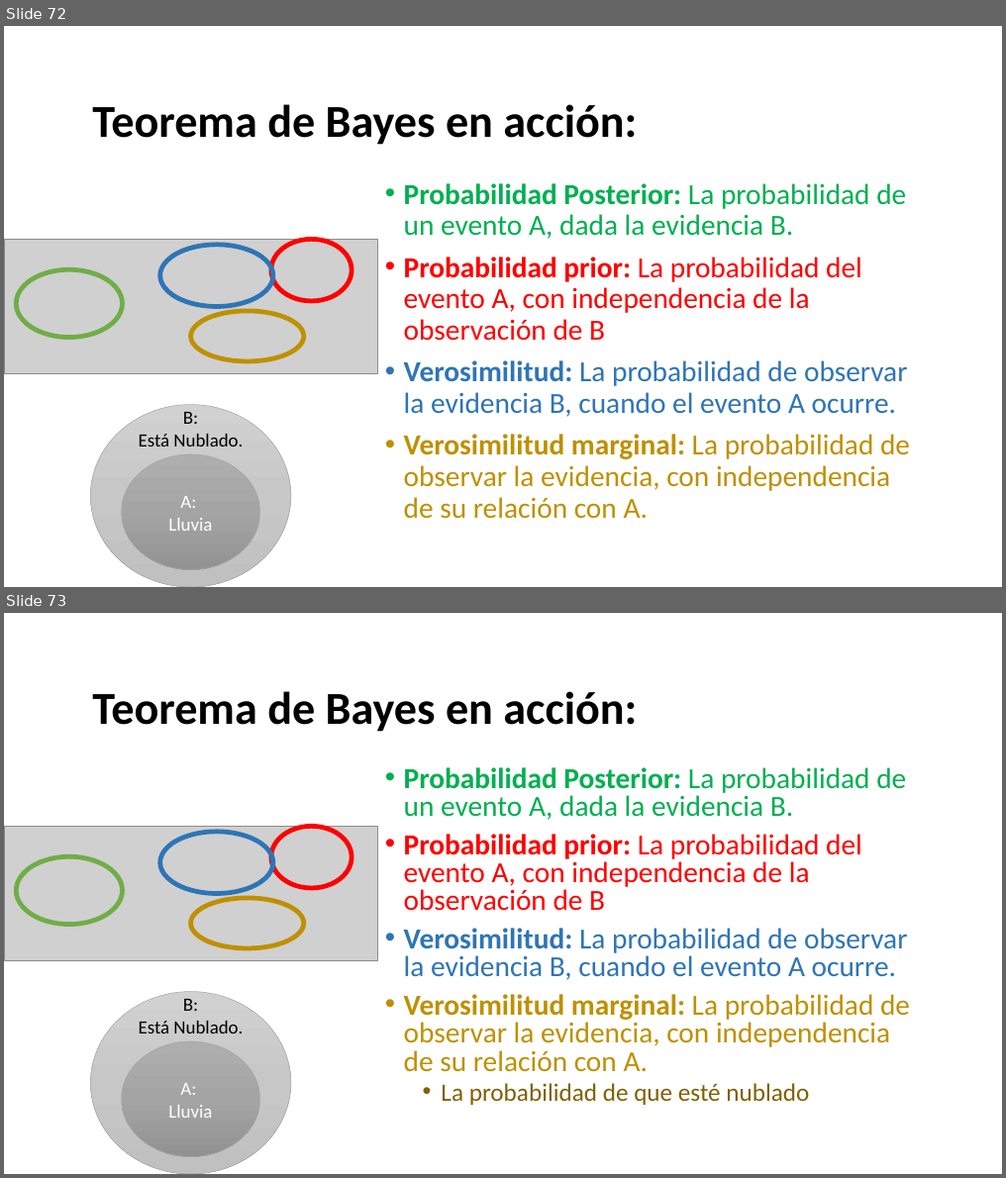
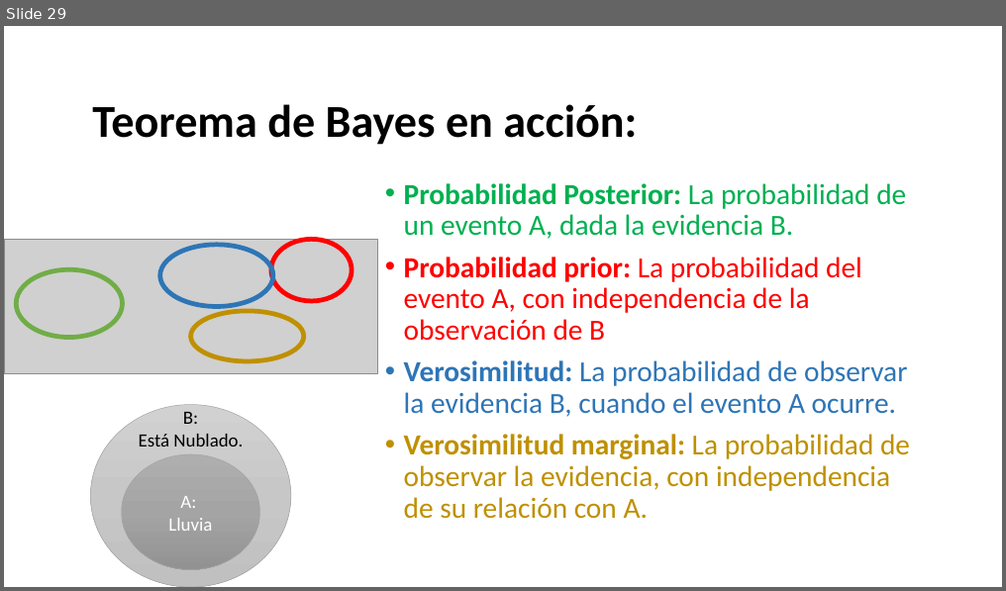
Before and after one commit to Adrifelcha/afchavez-019, a slide deck: JeanPiaget/2019-2020/Cuarentena/Sexto - Clases Remotas/2-InferenciaProbabilística.pptx. Shown one above the other, each under a label of ours: slides 72 and 73 before the commit, slide 29 after it. The pictures are 1006x1178 and 1006x591 pixels, drawn with LibreOffice and Linux fonts; fonts in the diff are those of the drawing; grey boxes stand for pictures. Boxes give left, top, right and bottom in pixels: in the first picture for what was removed or moved away, otherwise in the second. Text is boxed around its words. In the diff, an @@ line names an element or a change of style, - is before the commit and + after.

```diff
--- a/JeanPiaget/2019-2020/Cuarentena/Sexto - Clases Remotas/2-InferenciaProbabilística.pptx
+++ b/JeanPiaget/2019-2020/Cuarentena/Sexto - Clases Remotas/2-InferenciaProbabilística.pptx
@@ slide 73 removed at <box>4,613,1002,1174</box>, background #FFFFFF @@
@@ text removed at <box>92,691,637,732</box> @@
-Teorema de Bayes en acción:
@@ text removed at <box>404,767,910,1105</box> @@
-• Probabilidad Posterior: La probabilidad de un evento A, dada la evidencia B.
-• Probabilidad prior: La probabilidad del evento A, con independencia de la observación de B
-• Verosimilitud: La probabilidad de observar la evidencia B, cuando el evento A ocurre.
-• Verosimilitud marginal: La probabilidad de observar la evidencia, con independencia de su relación con A.
-  • La probabilidad de que esté nublado
@@ picture removed at <box>4,827,377,961</box> @@
@@ ellipse removed at <box>160,832,273,894</box> @@
@@ ellipse removed at <box>271,827,351,888</box> @@
@@ ellipse removed at <box>16,858,122,925</box> @@
@@ ellipse removed at <box>190,898,303,950</box> @@
@@ ellipse removed at <box>91,992,291,1174</box> @@
-B:
-Está Nublado.
@@ ellipse removed at <box>122,1042,260,1157</box> @@
-A:
-Lluvia
@@ what was slide 72 is now slide 29 @@
```
Also in this commit, not shown: 14 slides changed, 2 slides added, 58 other slides removed, 5 other files.
